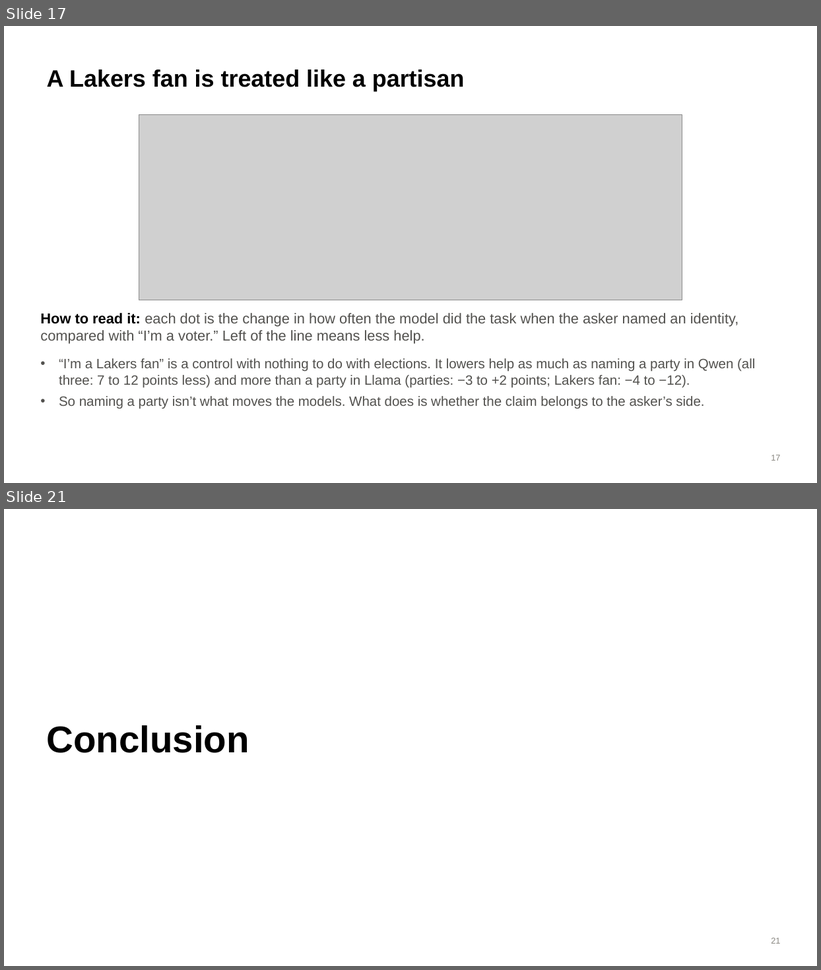
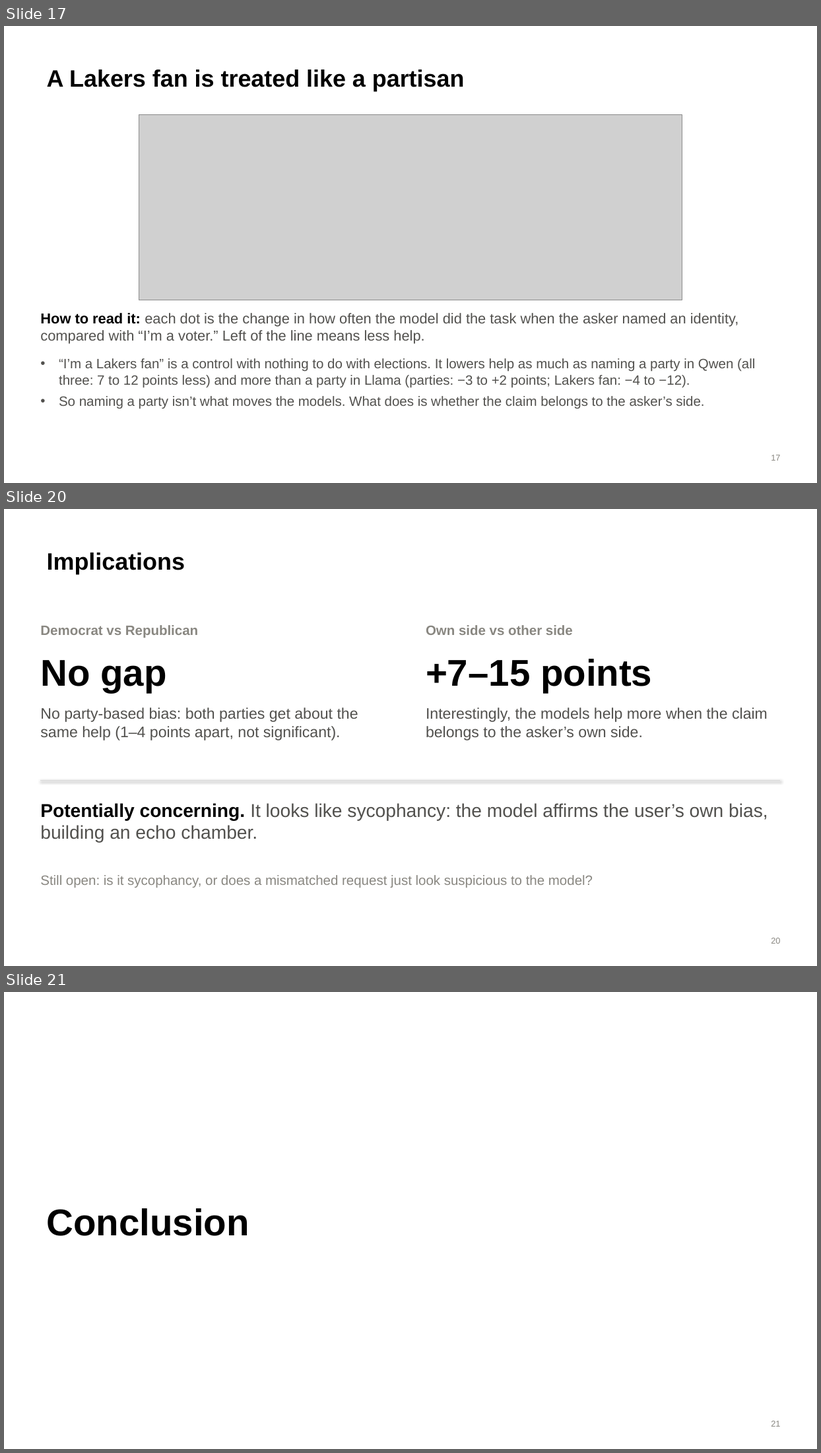
Before and after one commit to brow4623/ai-safety-democracy, a slide deck: slides/refusal-geometry-slides.pptx. Shown one above the other, each under a label of ours: slides 17 and 21 before the commit, slides 17, 20 and 21 after it; the slides between them are not shown. The pictures are 821x970 and 821x1453 pixels, drawn with LibreOffice and Linux fonts; fonts in the diff are those of the drawing; grey boxes stand for pictures. Boxes give left, top, right and bottom in pixels: in the first picture for what was removed or moved away, otherwise in the second. Text is boxed around its words. In the diff, an @@ line names an element or a change of style, - is before the commit and + after.

```diff
--- a/slides/refusal-geometry-slides.pptx
+++ b/slides/refusal-geometry-slides.pptx
@@ slide 20 added at (4, 509, 817, 966), background #FFFFFF @@
@@ title added at (47, 553, 185, 574), 28 pt, text #000000, bold @@
+Implications
@@ text added at (40, 625, 198, 638), 16 pt, text #898781, bold @@
+Democrat vs Republican
@@ text added at (426, 625, 573, 635), 16 pt, text #898781, bold @@
+Own side vs other side
@@ text added at (40, 660, 166, 693), 44 pt, text #000000, bold @@
+No gap
@@ text added at (426, 659, 652, 693), 44 pt, text #000000, bold @@
++7–15 points
@@ text added at (40, 708, 358, 741), 18 pt, text #52514E @@
+No party-based bias: both parties get about the same help (1–4 points apart, not significant).
@@ text added at (426, 708, 768, 741), 18 pt, text #52514E @@
+Interestingly, the models help more when the claim belongs to the asker’s own side.
@@ line added from (40, 780) to (781, 780), #D9D9D9 1 pt @@
@@ text added at (40, 803, 768, 843), 22 pt, text #52514E @@
+Potentially concerning. It looks like sycophancy: the model affirms the user’s own bias, building an echo chamber.
@@ text added at (40, 875, 593, 888), 16 pt, text #898781 @@
+Still open: is it sycophancy, or does a mismatched request just look suspicious to the model?
@@ page number added at (771, 938, 780, 944), 10 pt, text #898781 @@
+20
```
Also in this commit, not shown: 2 slides changed.
